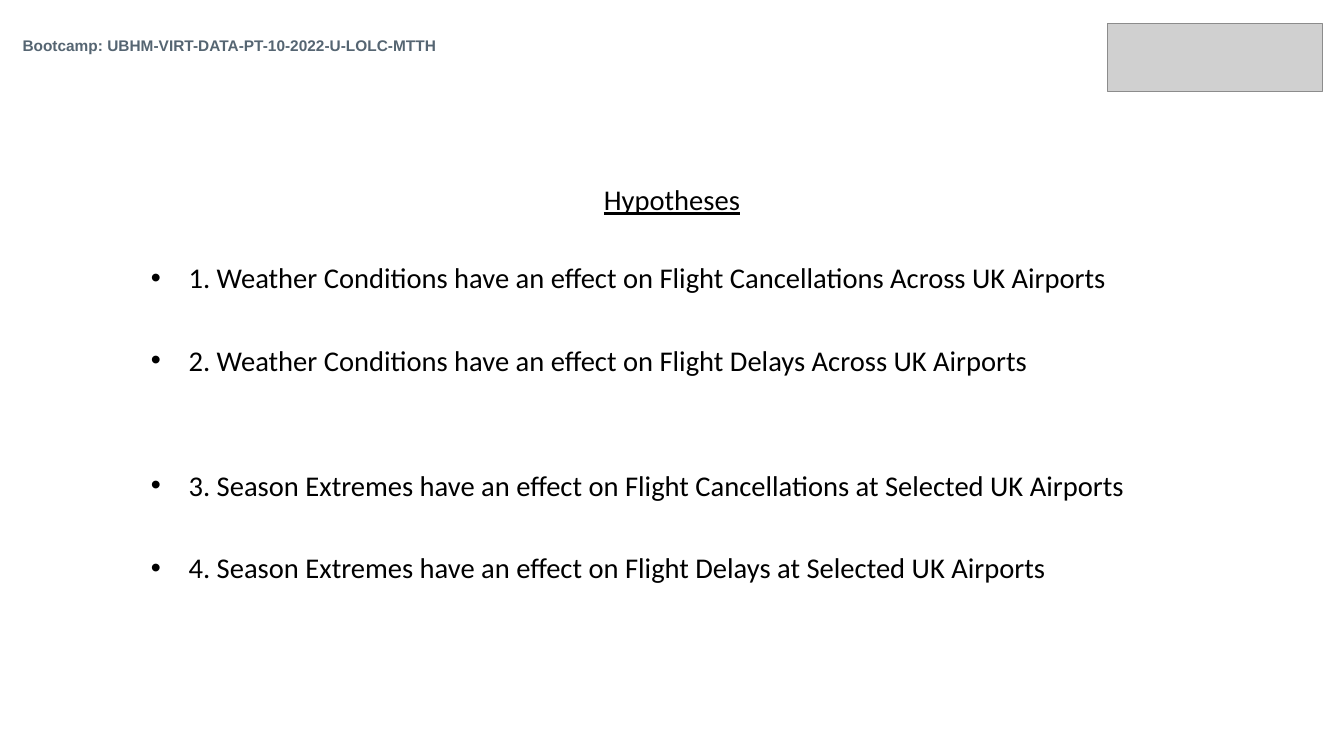
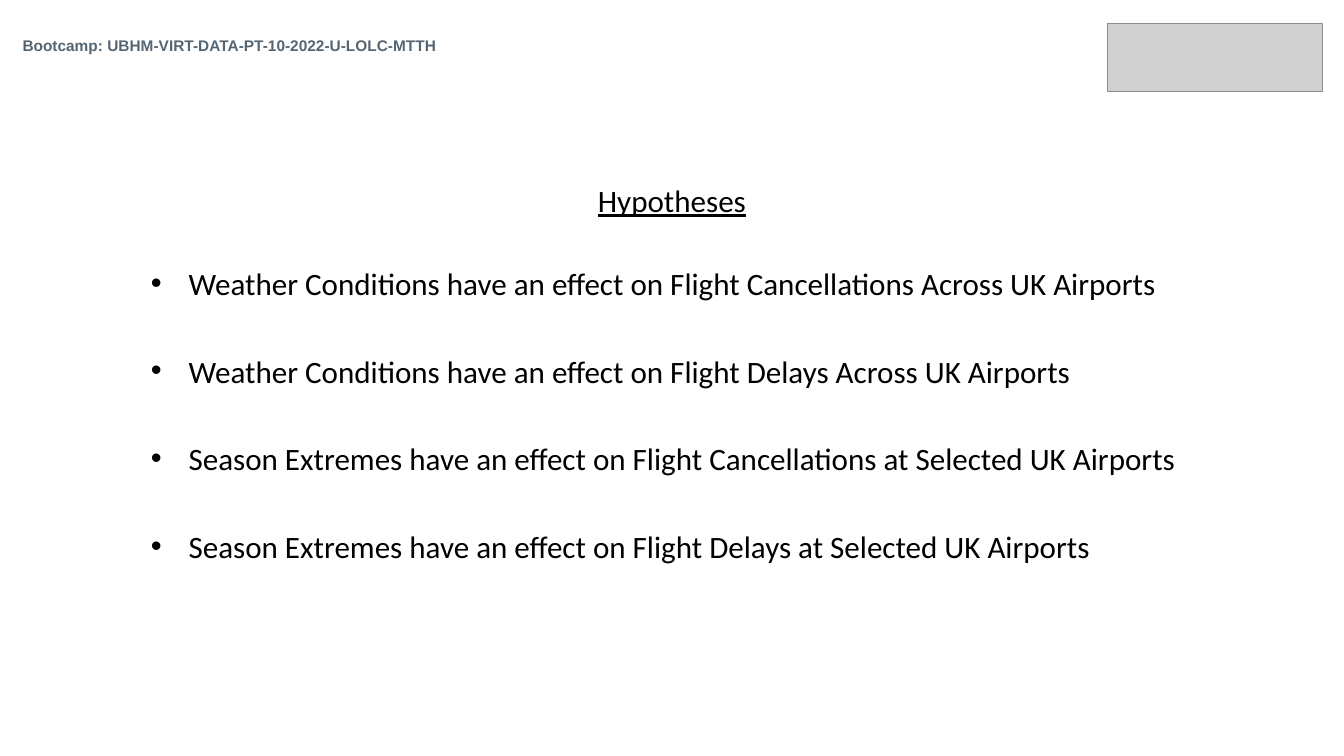
Before and after one commit to Ahmedabdullahi1/Project_1_Sand, a slide deck: slide 3 of presentation_and_summary/presentation.pptx. Drawn at 1344x756 pixels with LibreOffice and Linux fonts; fonts in the diff are those of the drawing; grey boxes stand for pictures. Boxes give left, top, right and bottom in pixels: in the first picture for what was removed or moved away, otherwise in the second. Text is boxed around its words. In the diff, an @@ line names an element or a change of style, - is before the commit and + after.

Commit message:
final commit finished and cleaned up 2

```diff
--- a/presentation_and_summary/presentation.pptx
+++ b/presentation_and_summary/presentation.pptx
@@ subtitle at bbox=[598, 190, 746, 217]: size 20.4 to 22.2 pt in "Hypotheses" @@
@@ subtitle at bbox=[189, 273, 1175, 564]: text changed; size 20.4 to 22.2 pt @@
-• 1. Weather Conditions have an effect on Flight Cancellations Across UK Airports
-• 2. Weather Conditions have an effect on Flight Delays Across UK Airports
-• 3. Season Extremes have an effect on Flight Cancellations at Selected UK Airports
-• 4. Season Extremes have an effect on Flight Delays at Selected UK Airports
+• Weather Conditions have an effect on Flight Cancellations Across UK Airports
+• Weather Conditions have an effect on Flight Delays Across UK Airports
+• Season Extremes have an effect on Flight Cancellations at Selected UK Airports
+• Season Extremes have an effect on Flight Delays at Selected UK Airports
```
